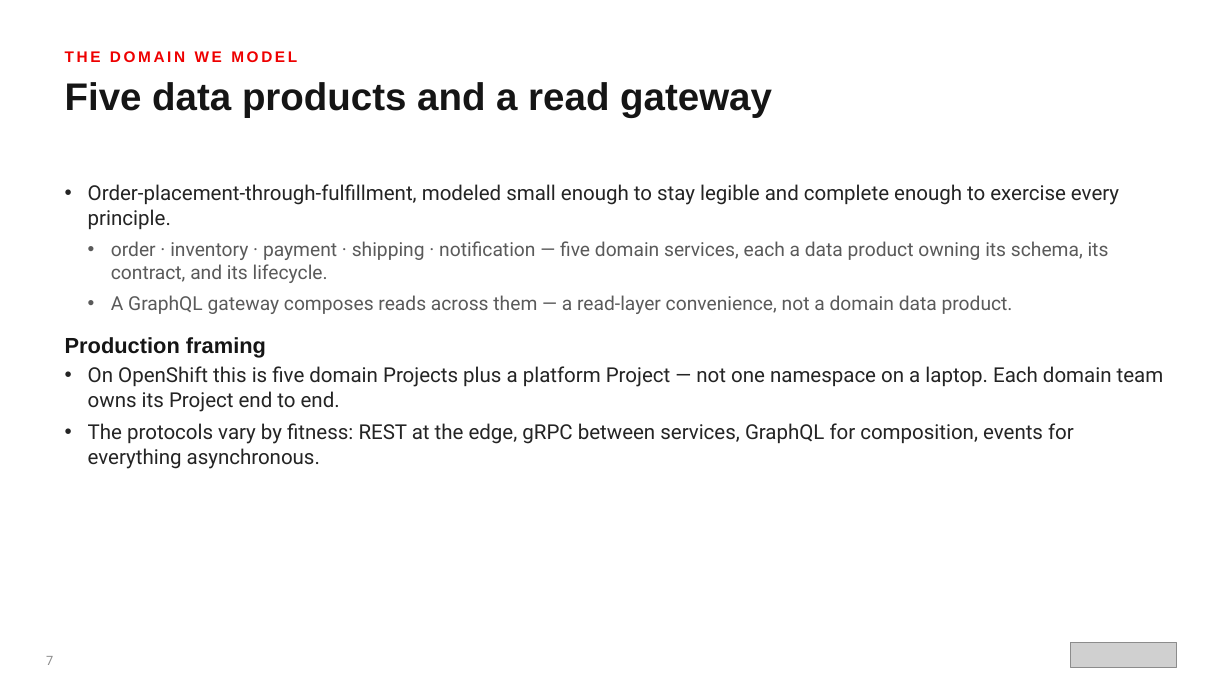
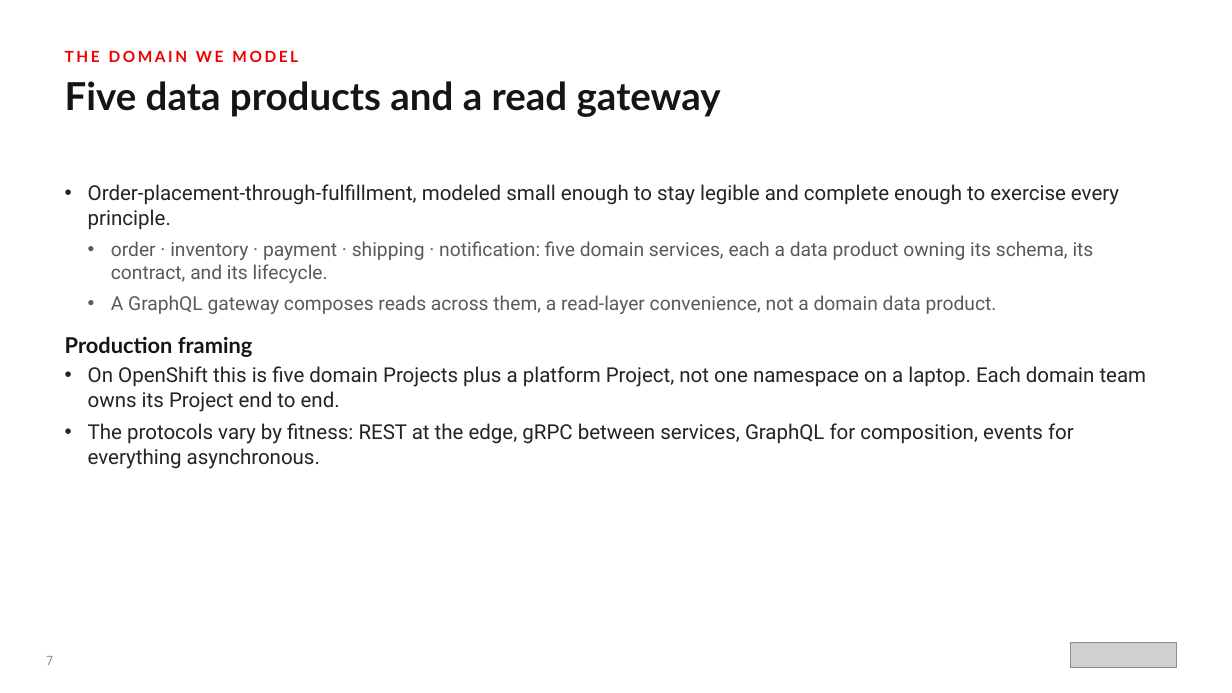
Before and after one commit to patterncatalyst/datamesh-reference-arch-python, a slide deck: slide 8 of presentation/data-mesh-openshift/Data_Mesh_on_OpenShift.pptx. Drawn at 1232x693 pixels with LibreOffice and Linux fonts; fonts in the diff are those of the drawing; grey boxes stand for pictures. Boxes give left, top, right and bottom in pixels: in the first picture for what was removed or moved away, otherwise in the second. Text is boxed around its words. In the diff, an @@ line names an element or a change of style, - is before the commit and + after.

Commit message:
docs(deck): voice + Red Hat Display pass on the data-mesh decks (#22)
* docs(deck): professional-voice pass on the data-mesh decks

Remove em dashes, chapter/section cross-references, and ban-tier verbal
tics (deliberately, earns its place, load-bearing, worth noticing, honest,
on purpose, not a toy, rest of this deck) from The Data Mesh 101 and
Data Mesh on OpenShift pptxgenjs sources, then rebuild both decks.

* docs(deck): Red Hat Display titles on the data-mesh decks

Replace the Overpass SemiBold heading font token with Red Hat Display in
both pptxgenjs sources (The Data Mesh 101, Data Mesh on OpenShift) and
rebuild; body (Red Hat Text) and code (Red Hat Mono) fonts are unchanged.

```diff
--- a/presentation/data-mesh-openshift/Data_Mesh_on_OpenShift.pptx
+++ b/presentation/data-mesh-openshift/Data_Mesh_on_OpenShift.pptx
@@ text "THE DOMAIN WE MODEL" at (65,50,298,62): font Arial to Lato @@
@@ text "Five data products and a ..." at (65,81,721,117): font Arial to Lato @@
@@ text at (111,241,1094,314): text changed @@
-  • order · inventory · payment · shipping · notification — five domain services, each a data product owning its schema, its contract, and its lifecycle.
-  • A GraphQL gateway composes reads across them — a read-layer convenience, not a domain data product.
+  • order · inventory · payment · shipping · notification: five domain services, each a data product owning its schema, its contract, and its lifecycle.
+  • A GraphQL gateway composes reads across them, a read-layer convenience, not a domain data product.
@@ text at (65,336,253,357): font Arial to Lato in "Production framing" @@
@@ text at (88,366,1147,412): text changed @@
-• On OpenShift this is five domain Projects plus a platform Project — not one namespace on a laptop. Each domain team owns its Project end to end.
+• On OpenShift this is five domain Projects plus a platform Project, not one namespace on a laptop. Each domain team owns its Project end to end.
```
Also in this commit, not shown: 61 other slides changed, 4 other files.
